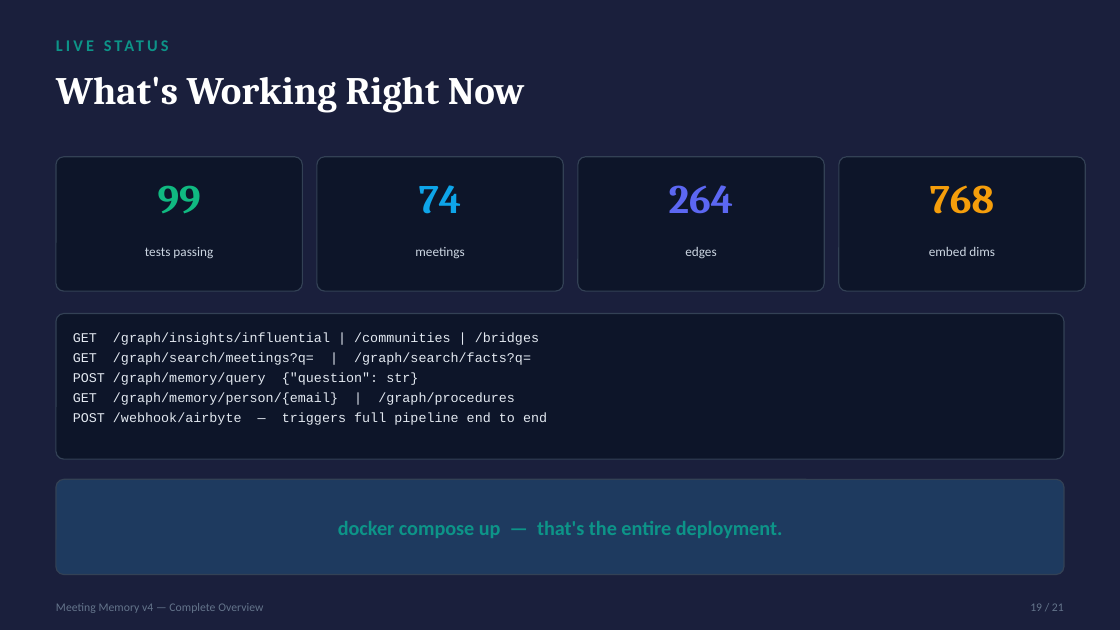
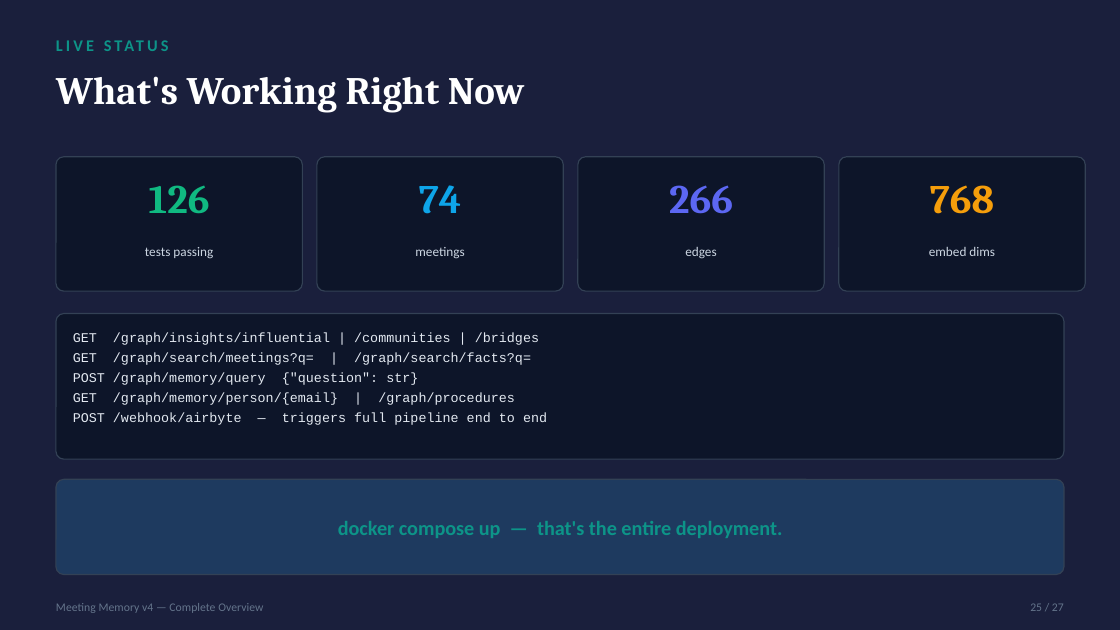
Before and after one commit to shubham-gaur-x/airbyte-lm-studio-memgraph, a slide deck: slide 25 of docs/demo_assets/Meeting_Memory_v4_Overview.pptx (slide 18 before the commit). Drawn at 1120x630 pixels with LibreOffice and Linux fonts; fonts in the diff are those of the drawing. Boxes give left, top, right and bottom in pixels: in the first picture for what was removed or moved away, otherwise in the second. Text is boxed around its words. In the diff, an @@ line names an element or a change of style, - is before the commit and + after.

```diff
--- a/docs/demo_assets/Meeting_Memory_v4_Overview.pptx
+++ b/docs/demo_assets/Meeting_Memory_v4_Overview.pptx
@@ text at [149,185,210,214]: text changed @@
-99
+126
@@ text at [669,185,733,214]: text changed @@
-264
+266
@@ text at [1030,603,1064,611]: text changed @@
-19 / 21
+25 / 27
```
Also in this commit, not shown: 18 other slides changed, 7 slides added, 7 other files.
